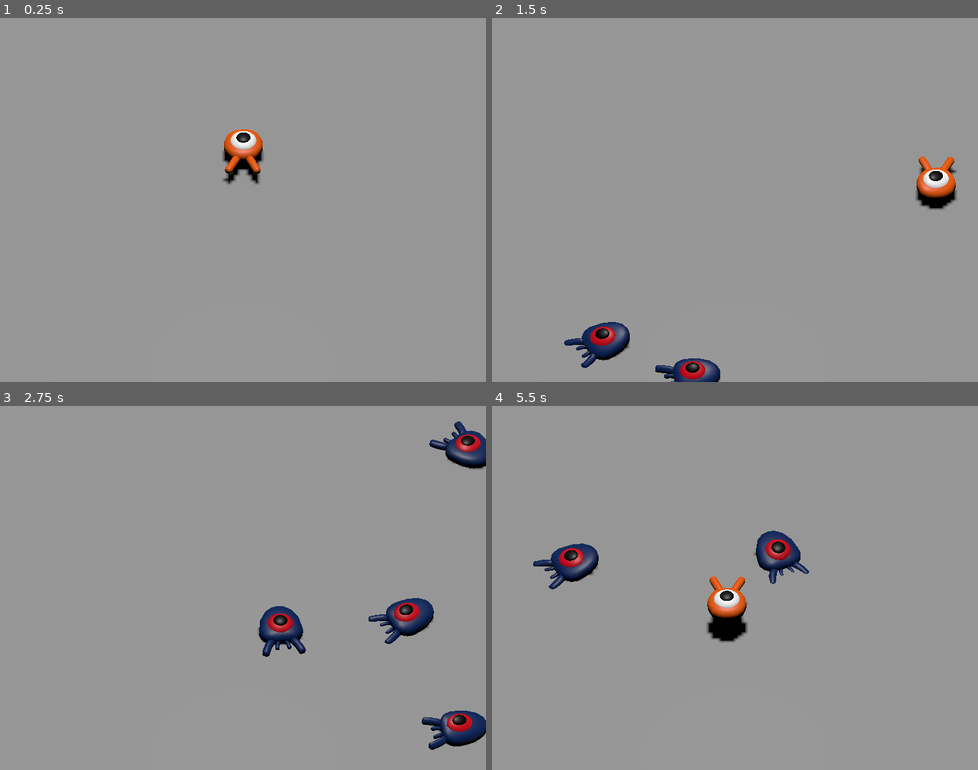
Above: before the commit, frames 1-4 (two rows, left to right).
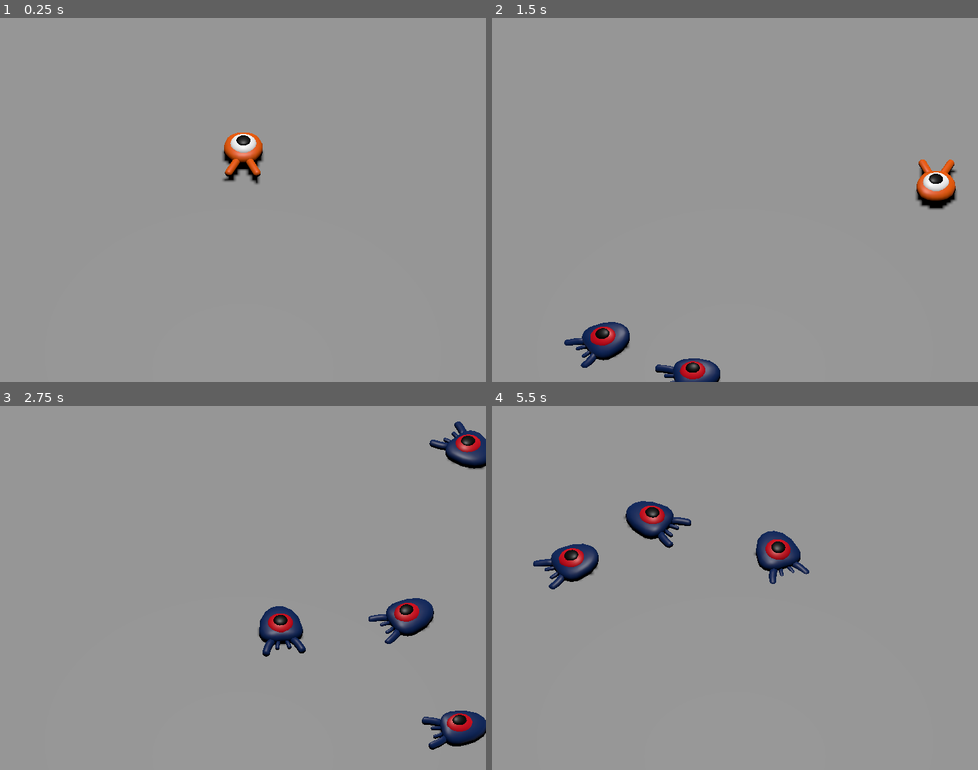
Above: after the commit, the same moments.

Repository: davidwesst/squash-the-creeps-3d
Game: Godot game, scene res://main.tscn
Same seed, same stepped clock (60 frames per second), same inputs: the game is played once before the commit and once after it.
Inputs:
- Up to frame 1 (0.25 s): no input
- Up to frame 2 (1.5 s): tap Enter at 0.5 s; hold D (move_right) 0.53-1.28 s; tap Space (jump) at 0.77 s; hold S (move_back) from 1.28 s (still down)
- Up to frame 3 (2.75 s): tap Space (jump) at 1.52 s; release S (move_back) at 2.03 s; hold D (move_right) from 2.03 s (still down)
- Up to frame 4 (5.5 s): release D (move_right) at 2.78 s; hold W (move_forward) 2.78-3.53 s; tap Space (jump) at 3.02, 3.77, 4.52 s; hold A (move_left) 3.53-5.03 s; hold S (move_back) from 5.03 s (still down)

The runs differ from the first frame. In frame 1, 0.5% of the frame differs, in the area x 46-55%, y 30-46%; in frame 2, 0.5%; in frame 3, less than 0.1%; in frame 4, 2.2%, in the area x 8-66%, y 26-65%.

Commit message:
added player death and tweaked player collision

Diff:
--- a/main.gd
+++ b/main.gd
@@ -11,3 +11,6 @@
 	mob.initialize(mob_spawn_location.position, player_position)
 
 	add_child(mob)
+
+func _on_player_hit():
+	$MobTimer.stop()
--- a/main.tscn
+++ b/main.tscn
@@ -84,4 +84,5 @@
 wait_time = 0.5
 autostart = true
 
+[connection signal="hit" from="Player" to="." method="_on_player_hit"]
 [connection signal="timeout" from="MobTimer" to="." method="_on_mob_timer_timeout"]
--- a/player.gd
+++ b/player.gd
@@ -6,6 +6,8 @@
 @export var bounce_impulse = 16
 
 var target_velocity = Vector3.ZERO
+
+signal hit
 
 func _physics_process(delta):
 	var direction = Vector3.ZERO
@@ -49,3 +51,10 @@
 
 	velocity = target_velocity
 	move_and_slide()
+
+func die():
+	hit.emit()
+	queue_free()
+
+func _on_mob_detector_body_entered(body):
+	die()
--- a/player.tscn
+++ b/player.tscn
@@ -1,10 +1,14 @@
-[gd_scene load_steps=4 format=3 uid="uid://bchwhmi3w4e3b"]
+[gd_scene load_steps=5 format=3 uid="uid://bchwhmi3w4e3b"]
 
 [ext_resource type="PackedScene" uid="uid://u4sq6elqnnhq" path="res://art/player.glb" id="1_h3olt"]
 [ext_resource type="Script" path="res://player.gd" id="1_t2oil"]
 
 [sub_resource type="SphereShape3D" id="SphereShape3D_3vx8l"]
-radius = 0.768992
+radius = 0.857072
+
+[sub_resource type="CylinderShape3D" id="CylinderShape3D_okuip"]
+height = 0.5
+radius = 1.09825
 
 [node name="Player" type="CharacterBody3D"]
 script = ExtResource("1_t2oil")
@@ -14,5 +18,16 @@
 [node name="Character" parent="Pivot" instance=ExtResource("1_h3olt")]
 
 [node name="CollisionShape3D" type="CollisionShape3D" parent="."]
-transform = Transform3D(1, 0, 0, 0, 1, 0, 0, 0, 1, 0, 0.00128853, 0)
+transform = Transform3D(1, 0, 0, 0, 1, 0, 0, 0, 1, 0.0383682, 0.308232, 0.00639486)
 shape = SubResource("SphereShape3D_3vx8l")
+
+[node name="MobDetector" type="Area3D" parent="."]
+collision_layer = 0
+collision_mask = 2
+monitorable = false
+
+[node name="CollisionShape3D" type="CollisionShape3D" parent="MobDetector"]
+transform = Transform3D(0.999782, 0, -0.0208901, 0, 1, 0, 0.0208901, 0, 0.999782, 0, 0.254991, 0)
+shape = SubResource("CylinderShape3D_okuip")
+
+[connection signal="body_entered" from="MobDetector" to="." method="_on_mob_detector_body_entered"]
